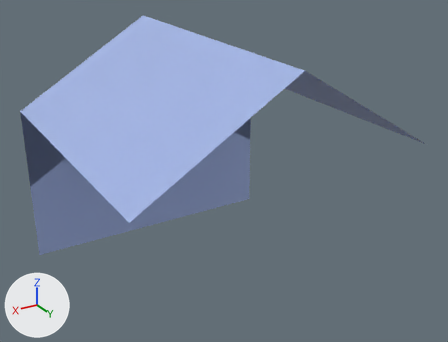
The Blender file Assets/_Project/Models/Science_Factory/V2/Science_Factory_Normal_V2_UV.blend, before and after one commit.
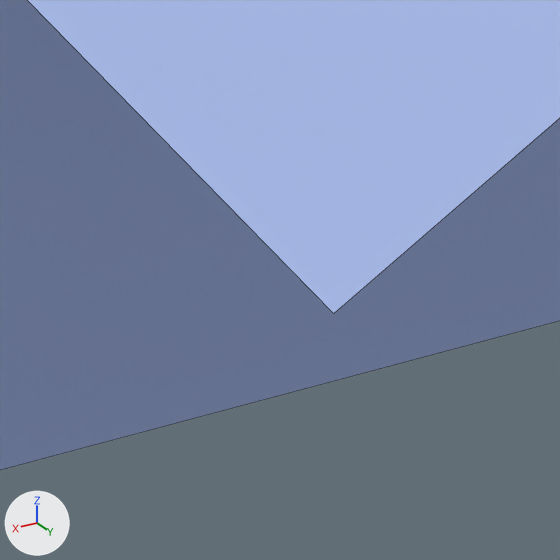
There are two pictures of each version: one whole from a 50 mm camera at (15.76, 17.26, 11.89) aimed at (5.47, 0.11, 3.31), one close up on the part from 20% to 35% of the width and 54% to 74% of the height. Arrows for +X, +Y and +Z are at lower left; the lights stay in place. The close-ups show mesh edges as thin lines.

Before the edit, the objects in view are built like this:
```python
me_cube_001 = bpy.data.meshes.new('Cube.001')
me_cube_001.from_pydata(...)  # 21 vertices, 8 faces, 3 loose edges; spans x 1.0..11.0, y -5.0..5.0, z -1.0..8.0
me_cube_001.materials.append(mat_base)  # blue #a4b7e7
me_cube_002 = bpy.data.meshes.new('Cube.002')
me_cube_002.from_pydata(...)  # 6 vertices, 2 faces; spans x -1.0..1.52, y -1.0..0.0, z -1.0..3.0
me_cube_002.materials.append(mat_door_base)  # green #709470
# before: 4 (1.52, -1.0, 3.0), 5 (1.52, 0.0, 3.0)
ob_base = bpy.data.objects.new('base', me_cube_002)
ob_base.location = (5.961, -4.323, 0.0)
ob_base_001 = bpy.data.objects.new('base.001', me_cube_001)
ob_base_001.location = (0.0, 0.0, 0.0)
```
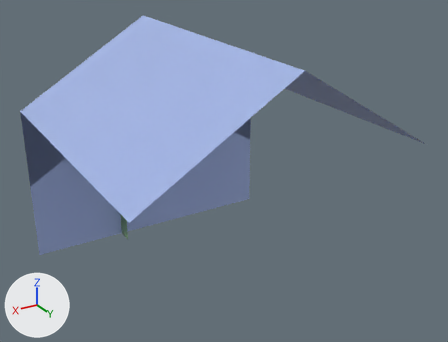
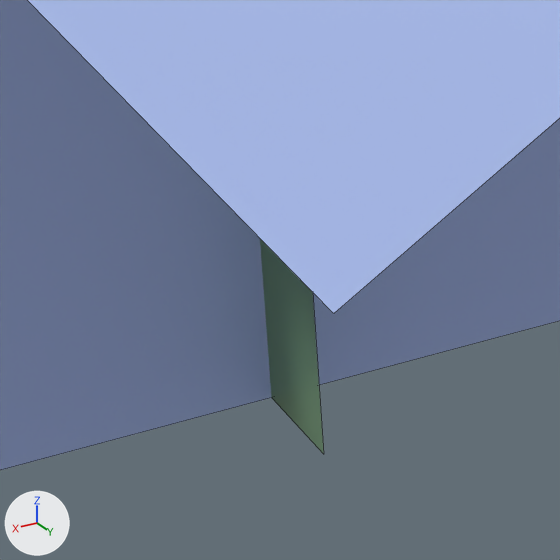
Where the newer file only moved an object's origin or applied its transform, the numbers keep the older frame.

The change in detail:
me_cube_002 has 6 vertices, 2 faces and spans x -1.0..1.52, y -1.0..0.0, z -1.0..3.0.
me_cube_002 is used by ob_base; location (5.961, -4.323, 0.0).
Verts and faces of me_cube_002; kept vertices keep their numbers, new ones are numbered from 6.
Part 1, on me_cube_002:
New vertex 6 is at (1.52, -1.0, -1.0).
New vertex 7 is at (1.52, 0.0, -1.0), pixel (323, 454).
New faces: (4, 6, 7, 5).
me_cube_001 is used by ob_base_001; location (0.0, 0.0, 0.0).
me_cube_001 had 21 vertices, 8 faces, 3 loose edges and spanned x 1.0..11.0, y -5.0..5.0, z -1.0..8.0.
me_cube_001 now has 17 vertices, 7 faces and spans x 1.0..11.0, y -5.0..5.0, z -1.0..8.0.
Part 2, on me_cube_001:
4 vertices are removed from x 11.0, y -5.0..5.0, z 2.0..5.0.
4 faces are deleted.
3 loose edges are deleted.
3 new faces join them.

Where the change shows, as pixel boxes [x1, y1, x2, y2] in the close-ups (560 x 560 px):
'base', reshaped (not visible before)
    after: [260, 239, 324, 454]
part 2 of me_cube_001, cut back
    both: [28, 0, 560, 314]
